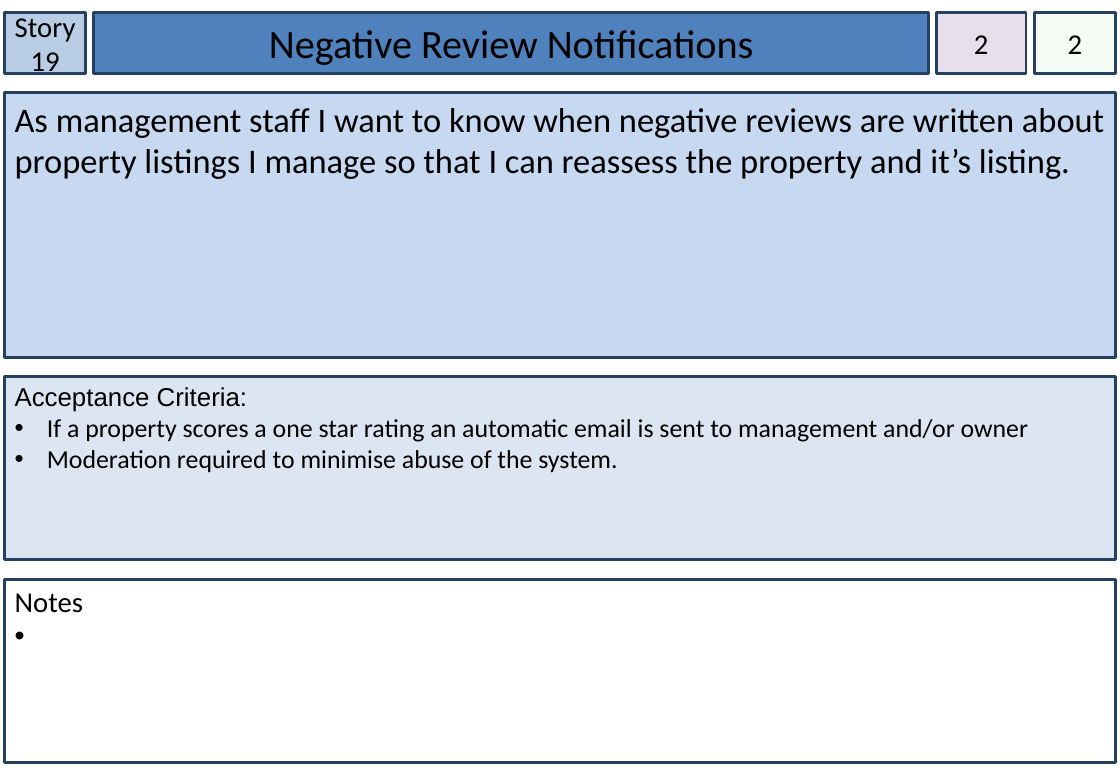
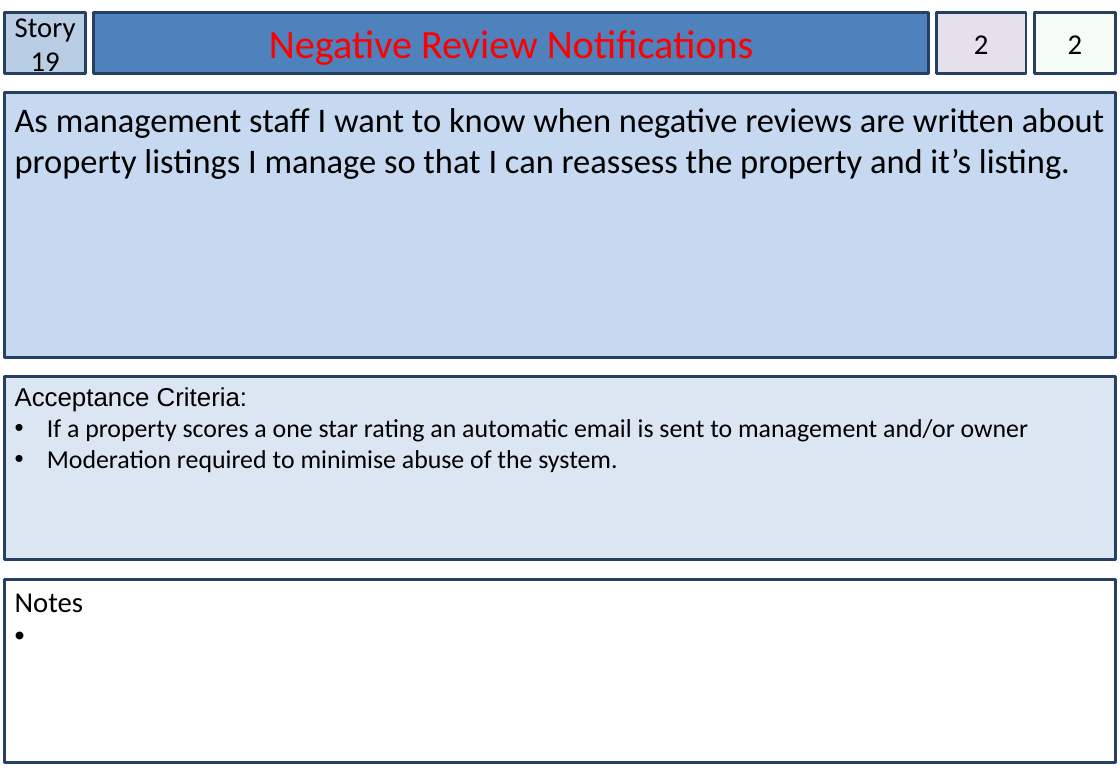
Before and after one commit to cshor24/IFB299-Group-26---Property-Management, a slide deck: slide 20 of Story Cards version a million.pptx. Drawn at 1120x775 pixels with LibreOffice and Linux fonts; fonts in the diff are those of the drawing. Boxes give left, top, right and bottom in pixels: in the first picture for what was removed or moved away, otherwise in the second. Text is boxed around its words. In the diff, an @@ line names an element or a change of style, - is before the commit and + after.

```diff
--- a/Story Cards version a million.pptx
+++ b/Story Cards version a million.pptx
@@ rectangle "Negative Review Notifications" at box(94, 12, 929, 73): text colour #000000 to #FF0000 @@
```
Also in this commit, not shown: 7 other slides changed.
